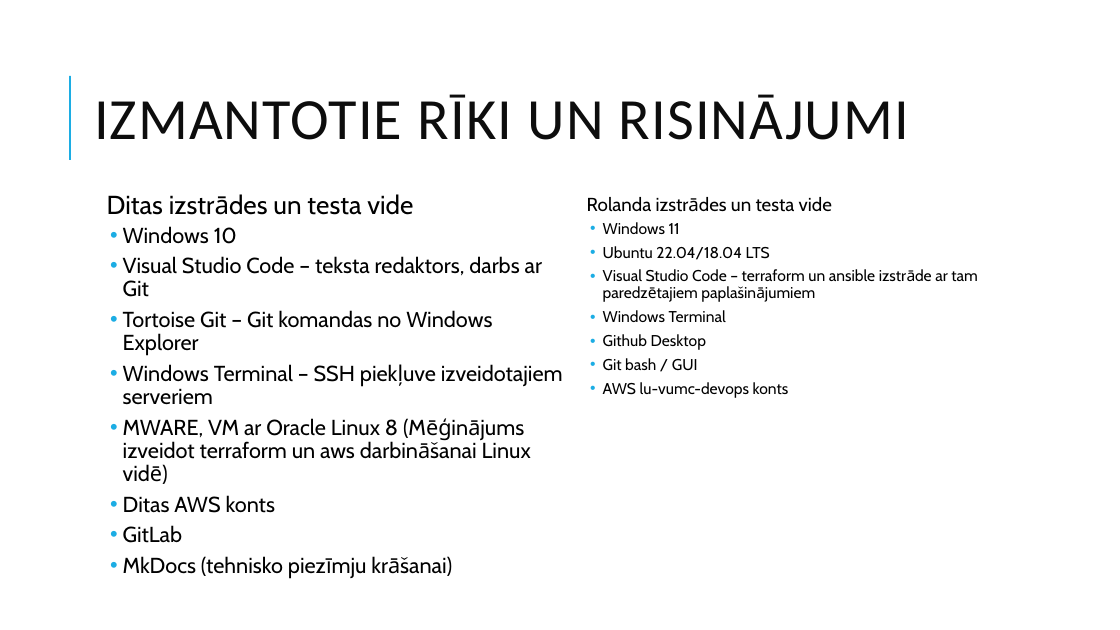
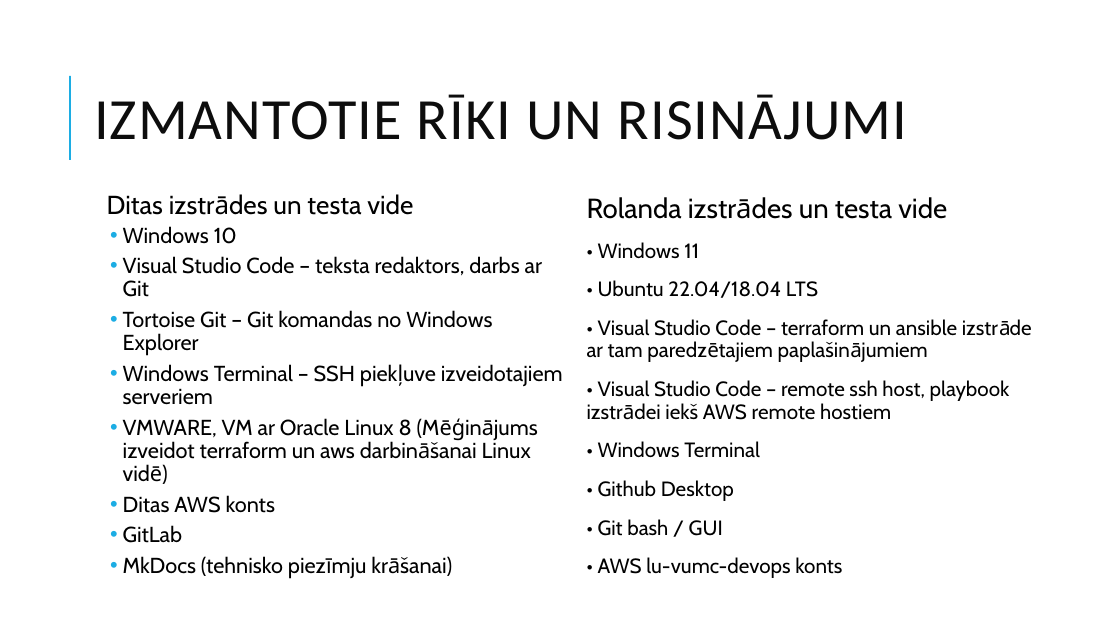
Before and after one commit to DitaGabalina/devops_db_group, a slide deck: slide 5 of docs/Slaidi.2022.07.04_v2.pptx. Drawn at 1120x630 pixels with LibreOffice and Linux fonts; fonts in the diff are those of the drawing. Boxes give left, top, right and bottom in pixels: in the first picture for what was removed or moved away, otherwise in the second. Text is boxed around its words. In the diff, an @@ line names an element or a change of style, - is before the commit and + after.

Commit message:
Added slides about ansible and terraform
• Added slides about ansible and terraform
• Fixed some typos

```diff
--- a/docs/Slaidi.2022.07.04_v2.pptx
+++ b/docs/Slaidi.2022.07.04_v2.pptx
@@ text at <box>587,197,947,219</box>: size 16.1 to 23.7 pt in "Rolanda izstrādes un testa vide"; bullet   to none @@
@@ text at <box>587,242,1010,578</box>: text changed; size 13.4 to 17.8 pt @@
-  • Windows 11
-  • Ubuntu 22.04/18.04 LTS
-  • Visual Studio Code – terraform un ansible izstrāde ar tam paredzētajiem paplašinājumiem
-  • Windows Terminal
-  • Github Desktop
-  • Git bash / GUI
-  • AWS lu-vumc-devops konts
+• Windows 11
+• Ubuntu 22.04/18.04 LTS
+• Visual Studio Code – terraform un ansible izstrāde ar tam paredzētajiem paplašinājumiem
+• Visual Studio Code – remote ssh host, playbook izstrādei iekš AWS remote hostiem
+• Windows Terminal
+• Github Desktop
+• Git bash / GUI
+• AWS lu-vumc-devops konts
@@ text at <box>123,418,531,459</box>: text changed @@
-  • MWARE, VM ar Oracle Linux 8 (Mēģinājums izveidot terraform un aws darbināšanai Linux vidē)
+  • VMWARE, VM ar Oracle Linux 8 (Mēģinājums izveidot terraform un aws darbināšanai Linux vidē)
```
Also in this commit, not shown: 2 other slides changed, 9 slides added.
